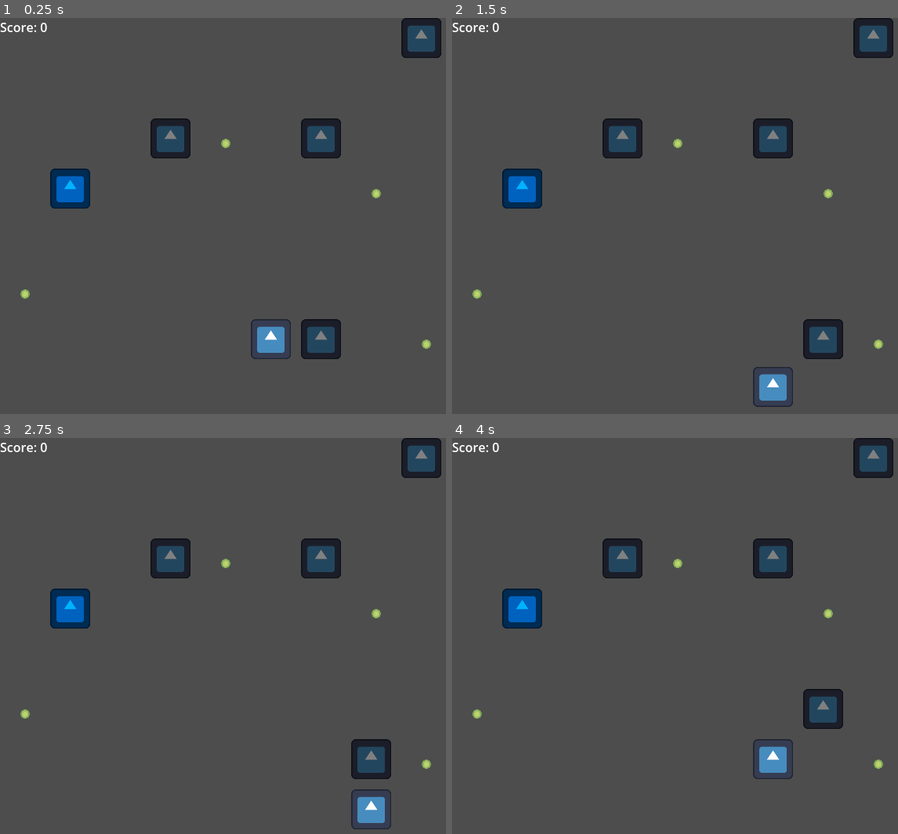
Above: before the commit, frames 1-4 (two rows, left to right).
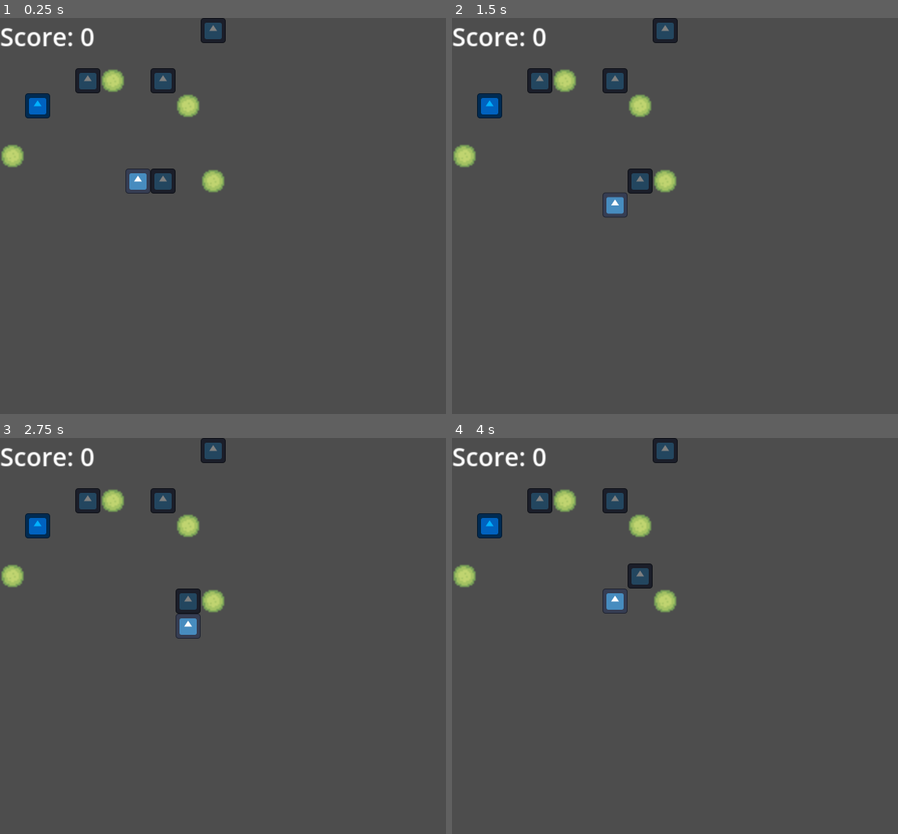
Above: after the commit, the same moments.

Repository: toLuc57/block-puzzle
Game: Godot game, scene res://scenes/main/Main.tscn
Two runs of this game, one before a commit and one after it. Both use one fixed random seed, a clock stepped at 60 frames per second and the inputs below. The engine's default icon, where the game draws it, is replaced by a stand-in: a white triangle on a blue panel in a dark square.
Inputs:
- Up to frame 1 (0.25 s): no input
- Up to frame 2 (1.5 s): tap Enter at 0.5 s; hold Right (right) 0.53-1.28 s; tap Space at 1.25 s; hold Down (down) from 1.28 s (still down)
- Up to frame 3 (2.75 s): tap Enter at 2 s; release Down (down) at 2.03 s; hold Right (right) from 2.03 s (still down)
- Up to frame 4 (4 s): tap Space at 2.75 s; release Right (right) at 2.78 s; hold Up (up) 2.78-3.53 s; tap Enter at 3.5 s; hold Left (left) from 3.53 s (still down)

The runs differ from the first frame. In frame 1, 8.6% of the frame differs, in the area x 0-99%, y 0-87%; in frame 2, 8.6%, in the area x 0-99%, y 0-99%; in frame 3, 8.6%; in frame 4, 8.4%.

Commit message:
plan: Viết [kế hoạch](specs/002-ui-hud-polish/plan.md) triển khai cho tính năng **Hệ thống UI và Đánh bóng giao diện**

Diff:
--- a/project.godot
+++ b/project.godot
@@ -24,6 +24,7 @@
 window/size/viewport_width=600
 window/size/viewport_height=800
 window/stretch/mode="canvas_items"
+window/stretch/scale=2.0
 
 [input]
 
--- a/scenes/game_objects/Block.gd
+++ b/scenes/game_objects/Block.gd
@@ -3,7 +3,6 @@
 @export var data: BlockData
 
 var grid_pos: Vector2i = Vector2i.ZERO
-var cell_size: int = 64
 var is_moving: bool = false
 var grid_logic: GridLogic
 
@@ -38,7 +37,7 @@
 func move_to(target_grid_pos: Vector2i):
 	is_moving = true
 	var old_pos = grid_pos
-	var target_world_pos = Vector2(target_grid_pos) * cell_size
+	var target_world_pos = Vector2(target_grid_pos) * GameEvents.cell_size
 
 	grid_logic.move_block(old_pos, target_grid_pos)
 
--- a/scenes/game_objects/Block.tscn
+++ b/scenes/game_objects/Block.tscn
@@ -1,12 +1,12 @@
-[gd_scene load_steps=3 format=3 uid="uid://block_scene"]
+[gd_scene format=3 uid="uid://bar34q0hfsbia"]
 
-[ext_resource type="Script" path="res://scenes/game_objects/Block.gd" id="1_script"]
-[ext_resource type="Texture2D" path="res://icon.svg" id="2_icon"]
+[ext_resource type="Script" uid="uid://lbfpge0m3mwu" path="res://scenes/game_objects/Block.gd" id="1_script"]
+[ext_resource type="Texture2D" uid="uid://ko43bwti6hxq" path="res://icon.svg" id="2_icon"]
 
-[node name="Block" type="Node2D"]
+[node name="Block" type="Node2D" unique_id=1359749077]
 script = ExtResource("1_script")
 
-[node name="Sprite2D" type="Sprite2D" parent="."]
-scale = Vector2(0.4, 0.4)
+[node name="Sprite2D" type="Sprite2D" parent="." unique_id=406590935]
+scale = Vector2(0.125, 0.125)
 texture = ExtResource("2_icon")
 centered = false
--- a/scenes/game_objects/Player.gd
+++ b/scenes/game_objects/Player.gd
@@ -1,7 +1,6 @@
 extends Node2D
 
 var grid_pos: Vector2i = Vector2i.ZERO
-var cell_size: int = 64
 var is_moving: bool = false
 var grid_logic: GridLogic
 
@@ -39,7 +38,7 @@
 
 func move_to(target_grid_pos: Vector2i):
 	is_moving = true
-	var target_world_pos = Vector2(target_grid_pos) * cell_size
+	var target_world_pos = Vector2(target_grid_pos) * GameEvents.cell_size
 
 	var tween = create_tween()
 	tween.tween_property(self, "position", target_world_pos, 0.25).set_trans(Tween.TRANS_SINE).set_ease(Tween.EASE_OUT)
--- a/scenes/game_objects/Player.tscn
+++ b/scenes/game_objects/Player.tscn
@@ -1,12 +1,12 @@
-[gd_scene load_steps=3 format=3 uid="uid://player_scene"]
+[gd_scene format=3 uid="uid://ba6ydysh1hlfh"]
 
-[ext_resource type="Script" path="res://scenes/game_objects/Player.gd" id="1_script"]
-[ext_resource type="Texture2D" path="res://icon.svg" id="2_icon"]
+[ext_resource type="Script" uid="uid://bbkx5dvg0rcmn" path="res://scenes/game_objects/Player.gd" id="1_script"]
+[ext_resource type="Texture2D" uid="uid://ko43bwti6hxq" path="res://icon.svg" id="2_icon"]
 
-[node name="Player" type="Node2D"]
+[node name="Player" type="Node2D" unique_id=1801330044]
 script = ExtResource("1_script")
 
-[node name="Sprite2D" type="Sprite2D" parent="."]
-scale = Vector2(0.4, 0.4)
+[node name="Sprite2D" type="Sprite2D" parent="." unique_id=1883183439]
+scale = Vector2(0.125, 0.125)
 texture = ExtResource("2_icon")
 centered = false
--- a/scenes/main/Main.gd
+++ b/scenes/main/Main.gd
@@ -42,7 +42,7 @@
 	for target_pos in state.targets:
 		grid_logic.set_cell(target_pos, GridLogic.CellType.TARGET)
 		# Set tile index 0 for target marker (X)
-		target_layer.set_cell(target_pos, 0, Vector2i(2, 4))
+		target_layer.set_cell(target_pos, 0, Vector2i(3, 3))
 
 	# Spawn Blocks
 	for b_data in state.blocks:
@@ -50,7 +50,7 @@
 
 		block.grid_logic = grid_logic
 		block.grid_pos = b_data.pos
-		block.position = Vector2(b_data.pos) * block.cell_size
+		block.position = Vector2(b_data.pos) * GameEvents.cell_size
 
 		if b_data.type == "gray-block":
 			block.data = gray_block_res
@@ -65,7 +65,7 @@
 
 	player.grid_logic = grid_logic
 	player.grid_pos = state.player_pos
-	player.position = Vector2(state.player_pos) * player.cell_size
+	player.position = Vector2(state.player_pos) * GameEvents.cell_size
 	grid_container.add_child(player)
 
 func _on_win():
--- a/scenes/main/Main.tscn
+++ b/scenes/main/Main.tscn
@@ -78,7 +78,6 @@
 8:6/0 = 0
 
 [sub_resource type="TileSet" id="TileSet_gyg6b"]
-tile_size = Vector2i(64, 64)
 sources/0 = SubResource("TileSetAtlasSource_q24mn")
 
 [node name="Main" type="Node2D" unique_id=497859903]
--- a/scripts/autoload/GameEvents.gd
+++ b/scripts/autoload/GameEvents.gd
@@ -1,8 +1,9 @@
 extends Node
+
+var cell_size: int = 16
 
 # Signals are used across the project to decouple components.
 # They are emitted from various classes like Player.gd and Block.gd.
-
 signal player_moved(from: Vector2i, to: Vector2i)
 signal block_moved(block: Node2D, from: Vector2i, to: Vector2i)
 signal win_condition_met()
Not shown, changed: GEMINI.md
Not shown, changed: specs/002-ui-hud-polish/checklists/requirements.md
Not shown, added: specs/002-ui-hud-polish/contracts/interfaces.md
Not shown, added: specs/002-ui-hud-polish/data-model.md
Not shown, added: specs/002-ui-hud-polish/plan.md
Not shown, added: specs/002-ui-hud-polish/quickstart.md
Not shown, added: specs/002-ui-hud-polish/research.md
Not shown, changed: specs/002-ui-hud-polish/spec.md
